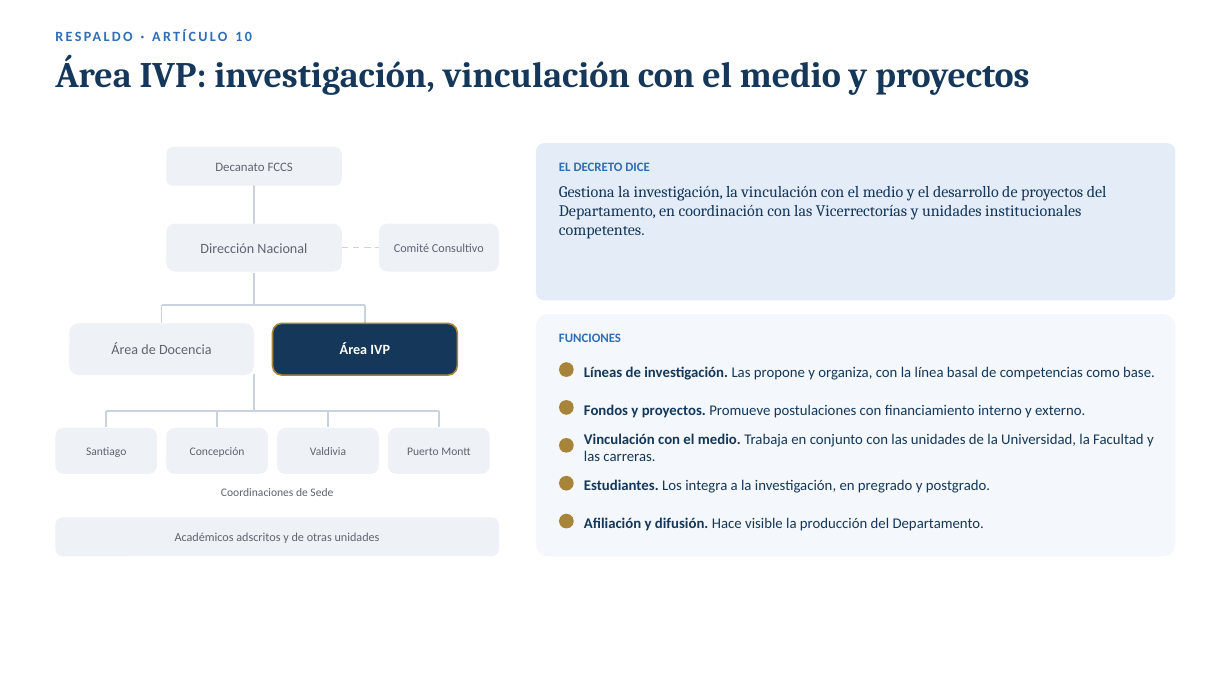
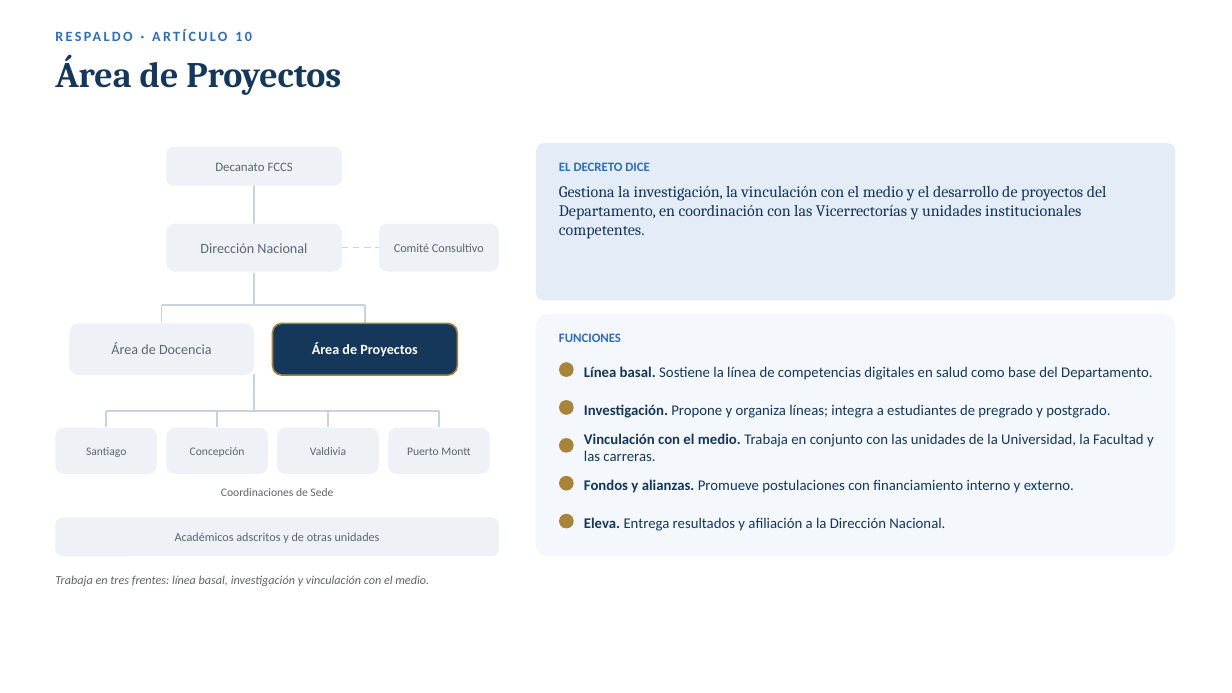
Before and after one commit to estefafro/CFSD, a slide deck: slide 15 of entregables/2026-11-14-presentacion-vicerrector/presentacion-vicerrector.pptx. Drawn at 1232x693 pixels with LibreOffice and Linux fonts; fonts in the diff are those of the drawing; background and template pictures are left out. Boxes give left, top, right and bottom in pixels: in the first picture for what was removed or moved away, otherwise in the second. Text is boxed around its words. In the diff, an @@ line names an element or a change of style, - is before the commit and + after.

```diff
--- a/entregables/2026-11-14-presentacion-vicerrector/presentacion-vicerrector.pptx
+++ b/entregables/2026-11-14-presentacion-vicerrector/presentacion-vicerrector.pptx
@@ title at (55, 54, 341, 95): text changed @@
-Área IVP: investigación, vinculación con el medio y proyectos
+Área de Proyectos
@@ text in rounded rectangle at (312, 342, 417, 357): text changed @@
-Área IVP
+Área de Proyectos
@@ text at (584, 366, 1152, 380): text changed @@
-Líneas de investigación. Las propone y organiza, con la línea basal de competencias como base.
+Línea basal. Sostiene la línea de competencias digitales en salud como base del Departamento.
@@ text at (584, 404, 1110, 418): text changed @@
-Fondos y proyectos. Promueve postulaciones con financiamiento interno y externo.
+Investigación. Propone y organiza líneas; integra a estudiantes de pregrado y postgrado.
@@ text at (584, 479, 1074, 493): text changed @@
-Estudiantes. Los integra a la investigación, en pregrado y postgrado.
+Fondos y alianzas. Promueve postulaciones con financiamiento interno y externo.
@@ text at (584, 517, 945, 531): text changed @@
-Afiliación y difusión. Hace visible la producción del Departamento.
+Eleva. Entrega resultados y afiliación a la Dirección Nacional.
@@ text added at (55, 575, 429, 586), 9.5 pt, text #5F6470, italic @@
+Trabaja en tres frentes: línea basal, investigación y vinculación con el medio.
```
Also in this commit, not shown: 9 other slides changed, 3 other files.
